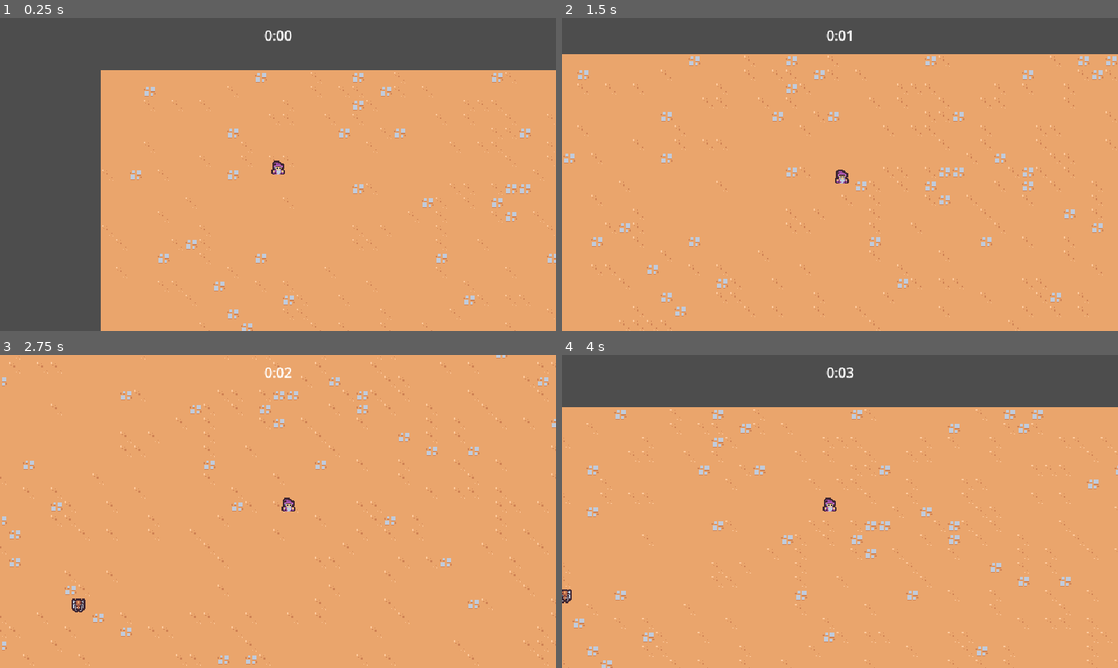
Above: before the commit, frames 1-4 (two rows, left to right).
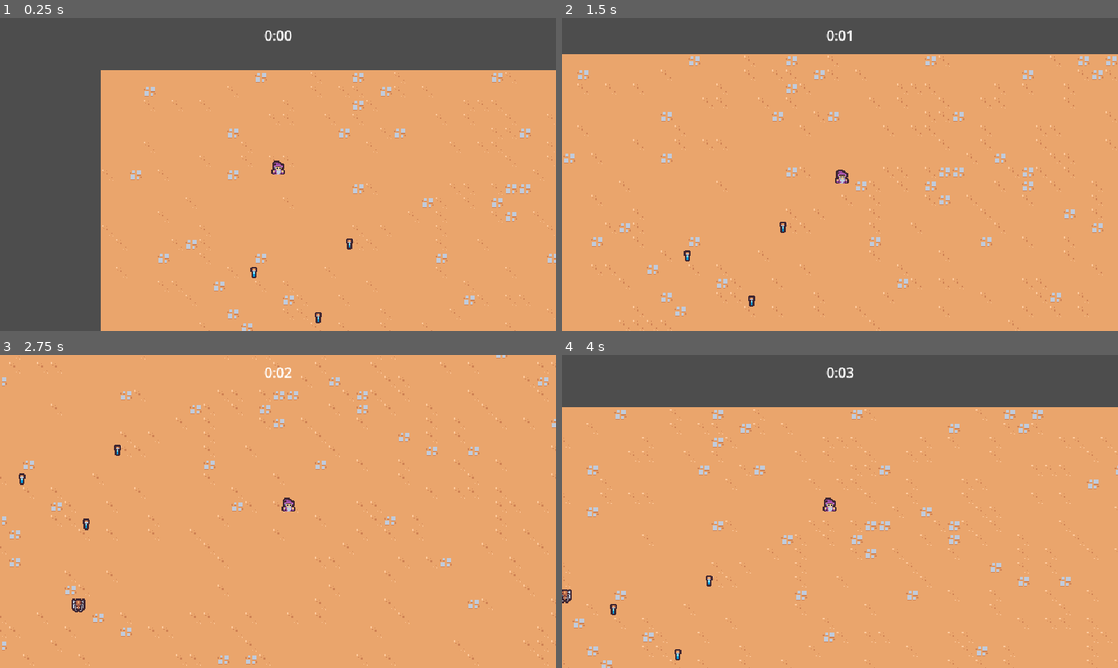
Above: after the commit, the same moments.

Repository: one19/asset-flib
Game: Godot game, scene res://scenes/main/main.tscn
Same seed, same stepped clock (60 frames per second), same inputs: the game is played once before the commit and once after it.
Inputs:
- Up to frame 1 (0.25 s): no input
- Up to frame 2 (1.5 s): tap Enter at 0.5 s; hold D (our-move-right) 0.53-1.28 s; hold S (our-move-down) from 1.28 s (still down)
- Up to frame 3 (2.75 s): release S (our-move-down) at 2.03 s; hold D (our-move-right) from 2.03 s (still down)
- Up to frame 4 (4 s): release D (our-move-right) at 2.78 s; hold W (our-move-up) 2.78-3.53 s; hold A (our-move-left) from 3.53 s (still down)

The runs differ from the first frame. In frame 1, 0.1% of the frame differs, in the area x 45-64%, y 70-98%; in frame 2, 0.1%; in frame 3, 0.1%, in the area x 3-22%, y 28-56%; in frame 4, 0.1%.

Commit message:
:sparkles: add smallXP vial for testing.

Diff:
--- a/project.godot
+++ b/project.godot
@@ -56,6 +56,7 @@
 2d_physics/layer_2="player"
 2d_physics/layer_3="enemies"
 2d_physics/layer_4="enemy collision"
+2d_physics/layer_5="player pickup"
 
 [rendering]
 
--- /dev/null
+++ b/scenes/gameObjects/smallEXP/small_exp.gd
@@ -0,0 +1,10 @@
+extends Node2D
+
+
+# Called when the node enters the scene tree for the first time.
+func _ready():
+	$Area2D.area_entered.connect(enteredEXPArea)
+
+func enteredEXPArea(_playerArea: Area2D):
+	print("yo you got jelly in my jam")
+	queue_free()
--- /dev/null
+++ b/scenes/gameObjects/smallEXP/small_exp.tscn
@@ -0,0 +1,20 @@
+[gd_scene load_steps=4 format=3 uid="uid://dut1o17sluxwi"]
+
+[ext_resource type="Script" path="res://scenes/gameObjects/smallEXP/small_exp.gd" id="1_0mju1"]
+[ext_resource type="Texture2D" uid="uid://c8ajwtiv8x8h1" path="res://scenes/gameObjects/smallEXP/smallEXP.png" id="1_g3yxe"]
+
+[sub_resource type="CircleShape2D" id="CircleShape2D_jwb2u"]
+radius = 16.5
+
+[node name="smallEXP" type="Node2D"]
+script = ExtResource("1_0mju1")
+
+[node name="Area2D" type="Area2D" parent="."]
+collision_layer = 0
+collision_mask = 16
+
+[node name="CollisionShape2D" type="CollisionShape2D" parent="Area2D"]
+shape = SubResource("CircleShape2D_jwb2u")
+
+[node name="Sprite2D" type="Sprite2D" parent="."]
+texture = ExtResource("1_g3yxe")
--- a/scenes/main/main.tscn
+++ b/scenes/main/main.tscn
@@ -6,6 +6,7 @@
 [ext_resource type="PackedScene" uid="uid://cl3vu58sewc0w" path="res://scenes/ui/arena_time_ui.tscn" id="1_rhtmm"]
 [ext_resource type="PackedScene" uid="uid://cgkpm06ddsht1" path="res://scenes/enemies/enemy_manager.tscn" id="1_tas1d"]
 [ext_resource type="PackedScene" uid="uid://bhimx1rb15e3k" path="res://scenes/ui/arena_time_manager.tscn" id="2_o45sk"]
+[ext_resource type="PackedScene" uid="uid://dut1o17sluxwi" path="res://scenes/gameObjects/smallEXP/small_exp.tscn" id="7_s3wi4"]
 
 [node name="main" type="Node"]
 
@@ -25,3 +26,12 @@
 layer_0/tile_data = PackedInt32Array(65536, 0, 4, 65537, 0, 4, 65538, 0, 4, 65539, 0, 4, 65540, 0, 4, 65541, 0, 4, 6554 …(49088 unchanged characters)…
 
 [node name="Player" parent="." instance=ExtResource("1_dnpd2")]
+
+[node name="smallEXP" parent="." instance=ExtResource("7_s3wi4")]
+position = Vector2(-28, 112)
+
+[node name="smallEXP2" parent="." instance=ExtResource("7_s3wi4")]
+position = Vector2(82, 79)
+
+[node name="smallEXP3" parent="." instance=ExtResource("7_s3wi4")]
+position = Vector2(46, 164)
--- a/scenes/player/player.tscn
+++ b/scenes/player/player.tscn
@@ -1,8 +1,11 @@
-[gd_scene load_steps=5 format=3 uid="uid://brfspx5gt5bv7"]
+[gd_scene load_steps=6 format=3 uid="uid://brfspx5gt5bv7"]
 
 [ext_resource type="Texture2D" uid="uid://blal8cdjtu4y3" path="res://scenes/player/player.png" id="1_pqfgn"]
 [ext_resource type="Script" path="res://scenes/player/player.gd" id="1_uk46n"]
 [ext_resource type="PackedScene" uid="uid://boegyv0t6l7xw" path="res://scenes/abilities/swordAbility/controller.tscn" id="2_wj5v0"]
+
+[sub_resource type="CircleShape2D" id="CircleShape2D_atnsw"]
+radius = 16.0
 
 [sub_resource type="CircleShape2D" id="CircleShape2D_ard8j"]
 radius = 7.0
@@ -16,6 +19,14 @@
 
 [node name="Sword" parent="AbilityManager" instance=ExtResource("2_wj5v0")]
 
+[node name="Area2D" type="Area2D" parent="."]
+collision_layer = 16
+collision_mask = 0
+
+[node name="CollisionShape2D" type="CollisionShape2D" parent="Area2D"]
+position = Vector2(0, -8)
+shape = SubResource("CircleShape2D_atnsw")
+
 [node name="Sprite2D" type="Sprite2D" parent="."]
 position = Vector2(2.08165e-12, -8)
 texture = ExtResource("1_pqfgn")
Binary file added: scenes/gameObjects/smallEXP/smallEXP.png
Not shown, added: scenes/gameObjects/smallEXP/smallEXP.png.import
Not shown: 1 places in scenes/main/main.tscn that only renumber resources
